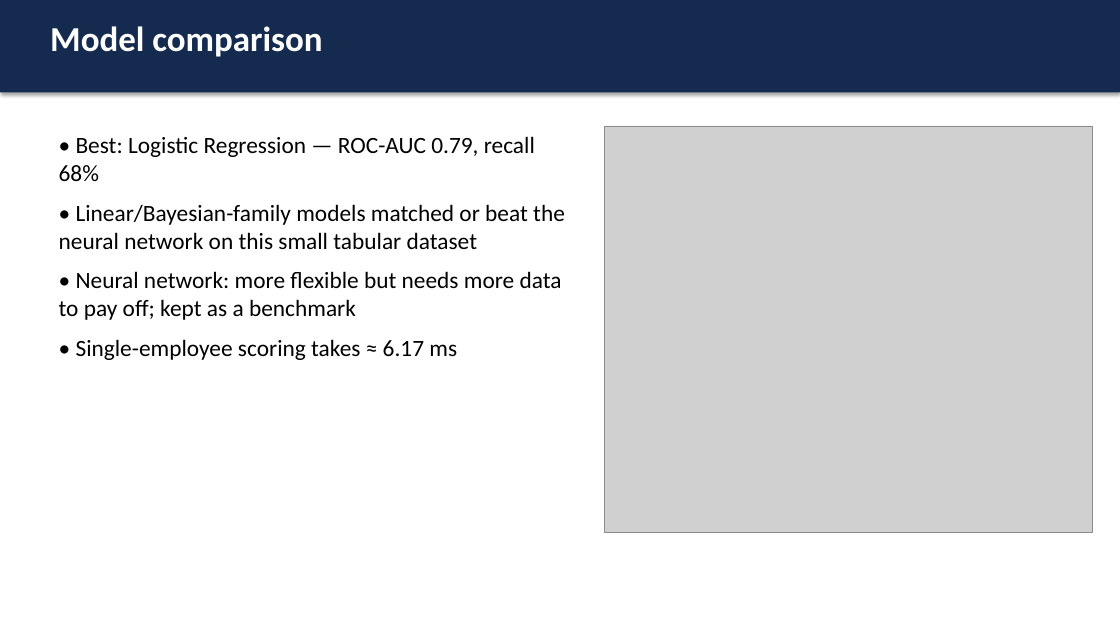
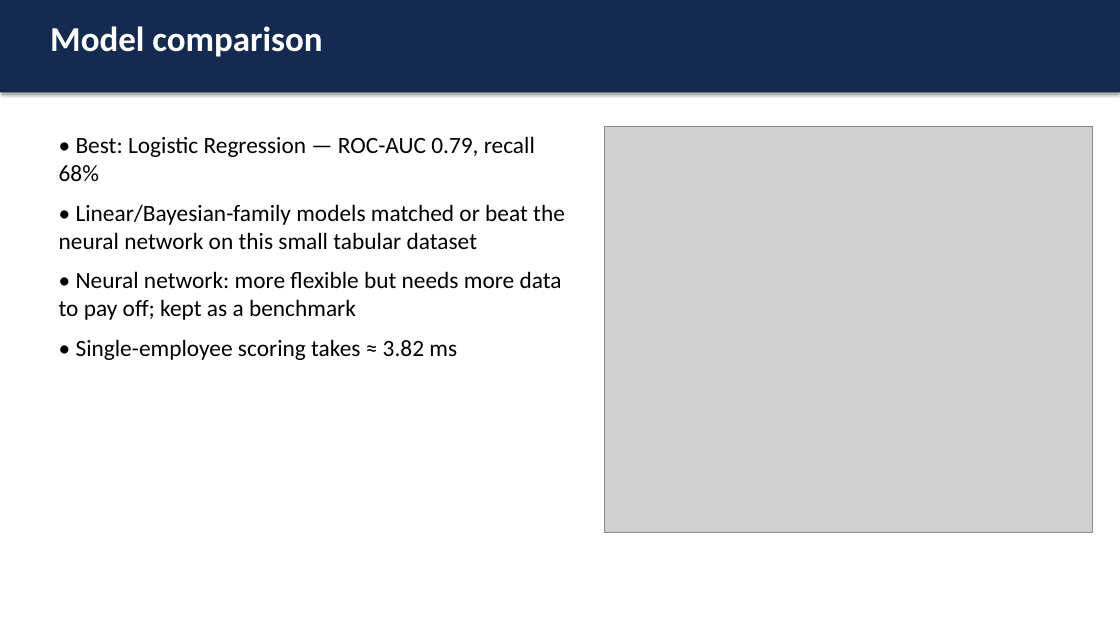
Before and after one commit to SIDDHIGAWALI/Data-Science-Advanced-Programming--ASS5, a slide deck: slide 4 of reports/Executive_Presentation.pptx. Drawn at 1120x630 pixels with LibreOffice and Linux fonts; fonts in the diff are those of the drawing; grey boxes stand for pictures. Boxes give left, top, right and bottom in pixels: in the first picture for what was removed or moved away, otherwise in the second. Text is boxed around its words. In the diff, an @@ line names an element or a change of style, - is before the commit and + after.

```diff
--- a/reports/Executive_Presentation.pptx
+++ b/reports/Executive_Presentation.pptx
@@ text at bbox=[76, 339, 457, 360]: text changed @@
-• Single-employee scoring takes ≈ 6.17 ms
+• Single-employee scoring takes ≈ 3.82 ms
```
Also in this commit, not shown: 5 other files.
